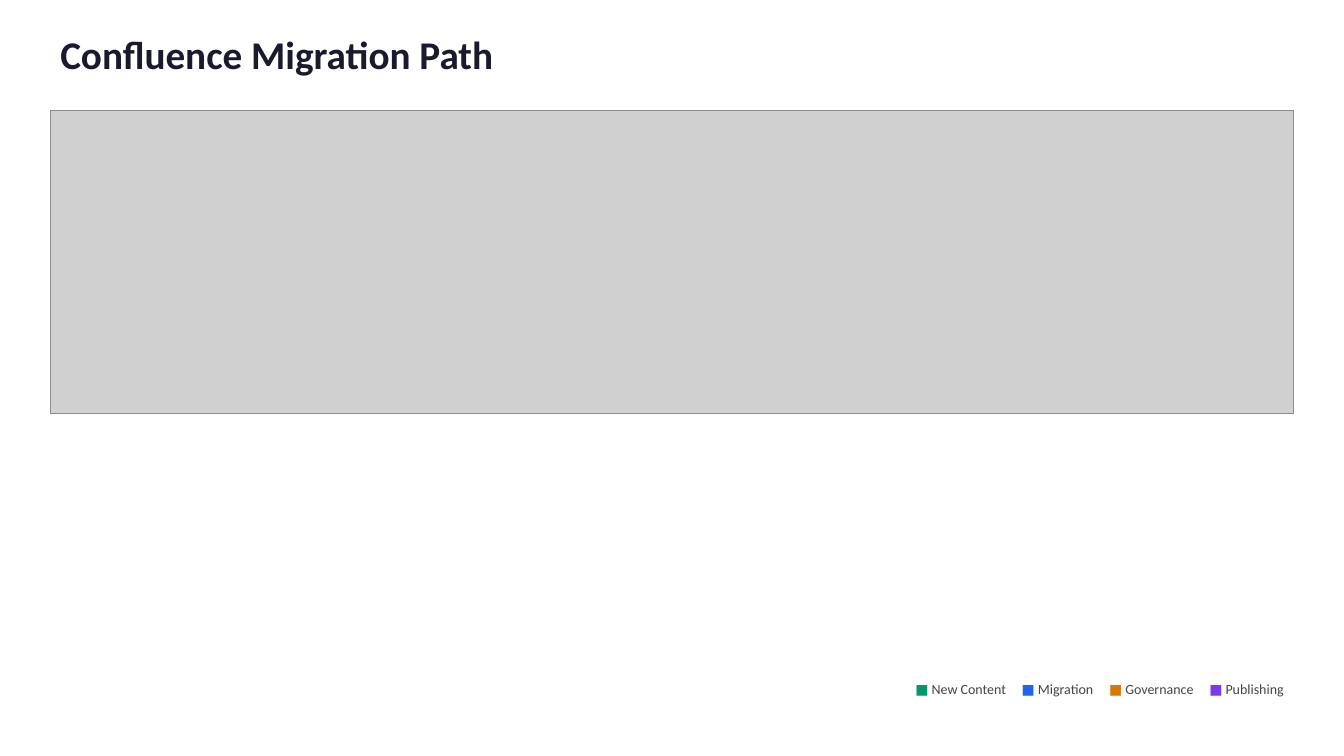
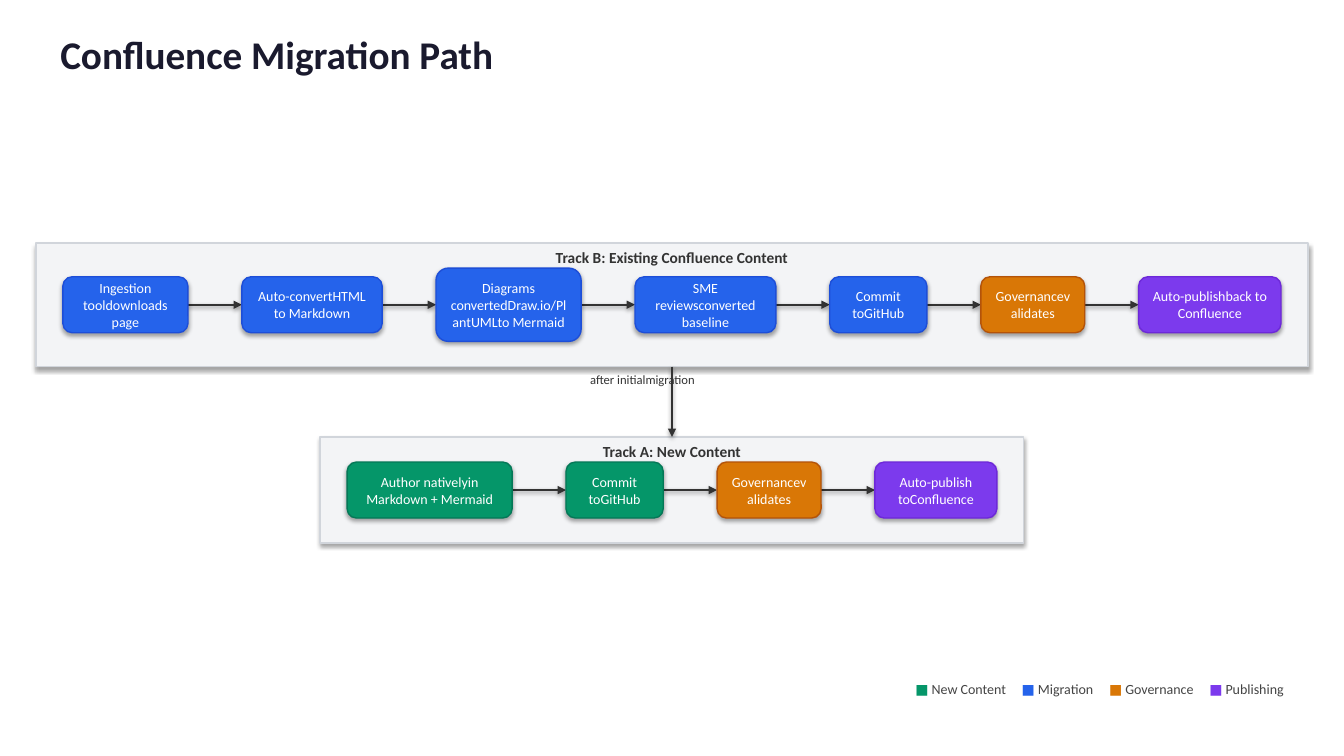
Before and after one commit to byrash/architecture-governance, a slide deck: slide 7 of output/architecture-governance-lifecycle.pptx. Drawn at 1344x756 pixels with LibreOffice and Linux fonts; fonts in the diff are those of the drawing; grey boxes stand for pictures. Boxes give left, top, right and bottom in pixels: in the first picture for what was removed or moved away, otherwise in the second. Text is boxed around its words. In the diff, an @@ line names an element or a change of style, - is before the commit and + after.

```diff
--- a/output/architecture-governance-lifecycle.pptx
+++ b/output/architecture-governance-lifecycle.pptx
@@ picture removed at (50,111,1294,413) @@
@@ rectangle added at (36,243,1309,367), fill #F3F4F6, outline #D1D5DB 1 pt, 11 pt, text #333333, bold @@
+Track B: Existing Confluence Content
@@ rounded rectangle added at (437,268,582,342), fill #2563EB, outline #1D4ED8 1 pt, 10 pt, text #FFFFFF @@
+Diagrams convertedDraw.io/PlantUMLto Mermaid
@@ rounded rectangle added at (63,277,188,334), fill #2563EB, outline #1D4ED8 1 pt, 10 pt, text #FFFFFF @@
+Ingestion tooldownloads page
@@ rounded rectangle added at (242,277,382,334), fill #2563EB, outline #1D4ED8 1 pt, 10 pt, text #FFFFFF @@
+Auto-convertHTML to Markdown
@@ rounded rectangle added at (635,277,776,334), fill #2563EB, outline #1D4ED8 1 pt, 10 pt, text #FFFFFF @@
+SME reviewsconverted baseline
@@ rounded rectangle added at (830,277,927,334), fill #2563EB, outline #1D4ED8 1 pt, 10 pt, text #FFFFFF @@
+Commit toGitHub
@@ rounded rectangle added at (981,277,1085,334), fill #D97706, outline #B45309 1 pt, 10 pt, text #FFFFFF @@
+Governancevalidates
@@ rounded rectangle added at (1139,277,1281,334), fill #7C3AED, outline #6D28D9 1 pt, 10 pt, text #FFFFFF @@
+Auto-publishback to Confluence
@@ arrow added from (189, 304) to (242, 304), #333333 1.5 pt @@
@@ arrow added from (382, 304) to (437, 304), #333333 1.5 pt @@
@@ arrow added from (582, 304) to (635, 304), #333333 1.5 pt @@
@@ arrow added from (776, 304) to (830, 304), #333333 1.5 pt @@
@@ arrow added from (928, 304) to (981, 304), #333333 1.5 pt @@
@@ arrow added from (1085, 304) to (1139, 304), #333333 1.5 pt @@
@@ text added at (590,373,695,387), 9 pt, text #333333 @@
+after initialmigration
@@ arrow added from (673, 367) to (673, 437), #333333 1.5 pt @@
@@ rectangle added at (321,437,1024,542), fill #F3F4F6, outline #D1D5DB 1 pt, 11 pt, text #333333, bold @@
+Track A: New Content
@@ rounded rectangle added at (347,462,512,518), fill #059669, outline #047857 1 pt, 10 pt, text #FFFFFF @@
+Author nativelyin Markdown + Mermaid
@@ rounded rectangle added at (567,462,663,518), fill #059669, outline #047857 1 pt, 10 pt, text #FFFFFF @@
+Commit toGitHub
@@ rounded rectangle added at (717,462,821,518), fill #D97706, outline #B45309 1 pt, 10 pt, text #FFFFFF @@
+Governancevalidates
@@ rounded rectangle added at (875,462,997,518), fill #7C3AED, outline #6D28D9 1 pt, 10 pt, text #FFFFFF @@
+Auto-publish toConfluence
@@ arrow added from (512, 490) to (567, 490), #333333 1.5 pt @@
@@ arrow added from (663, 490) to (717, 490), #333333 1.5 pt @@
@@ arrow added from (822, 490) to (875, 490), #333333 1.5 pt @@
```
Also in this commit, not shown: 9 other slides changed, 22 other files.
